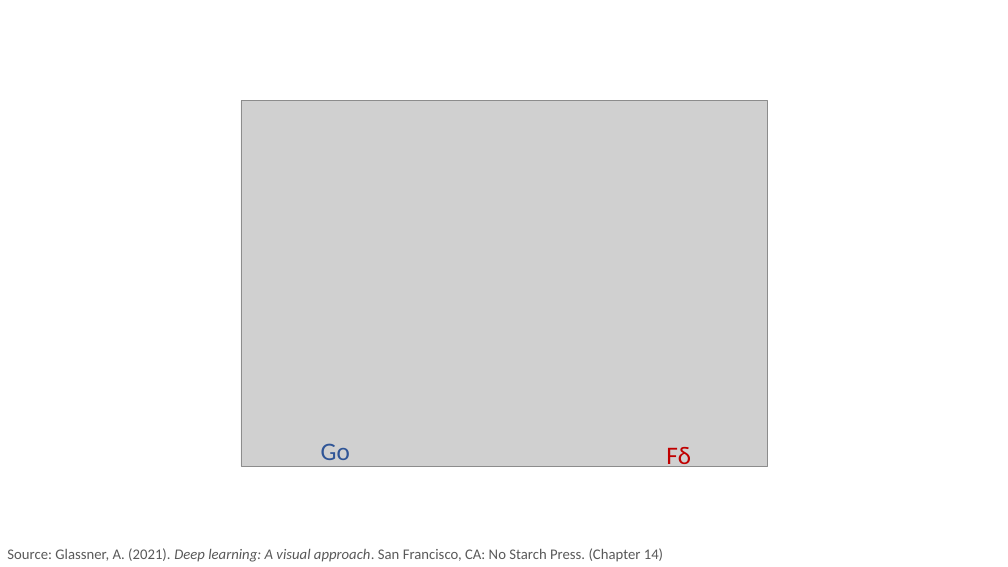
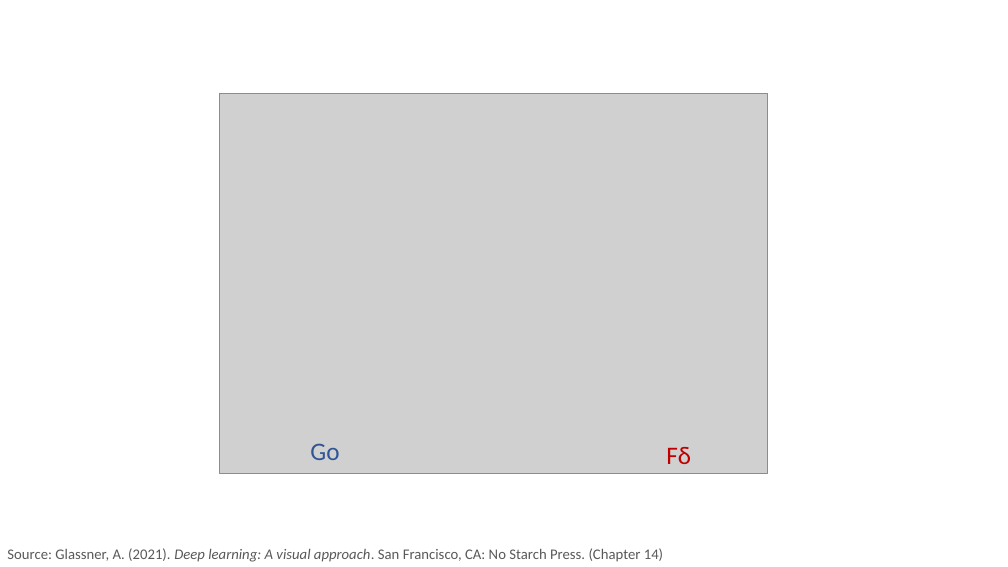
Before and after one commit to PracticumAI/deep_learning, a slide deck: slide 16 of presentations/03_gradient_descent.pptx. Drawn at 1008x567 pixels with LibreOffice and Linux fonts; fonts in the diff are those of the drawing; grey boxes stand for pictures. Boxes give left, top, right and bottom in pixels: in the first picture for what was removed or moved away, otherwise in the second. Text is boxed around its words. In the diff, an @@ line names an element or a change of style, - is before the commit and + after.

```diff
--- a/presentations/03_gradient_descent.pptx
+++ b/presentations/03_gradient_descent.pptx
@@ picture resized from (x1=241, y1=101, x2=768, y2=466) to (x1=220, y1=93, x2=768, y2=473) @@
@@ text "Go" rewrapped from (x1=321, y1=443, x2=350, y2=467) to (x1=310, y1=443, x2=339, y2=460) @@
```
Also in this commit, not shown: 2 slides added, 2 slides removed, 2 other files.
